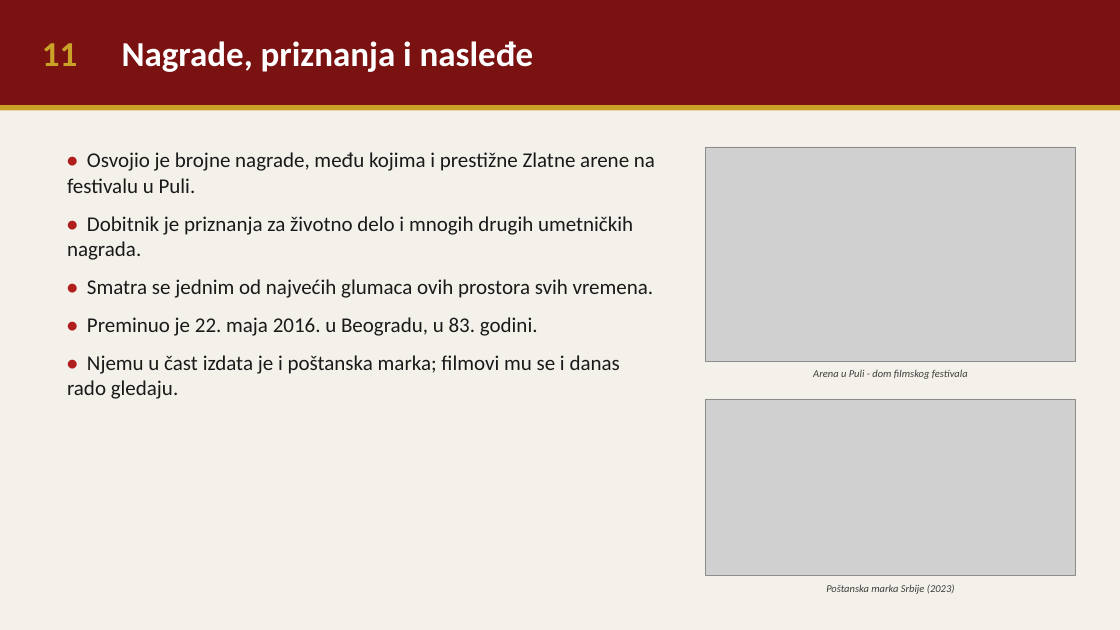
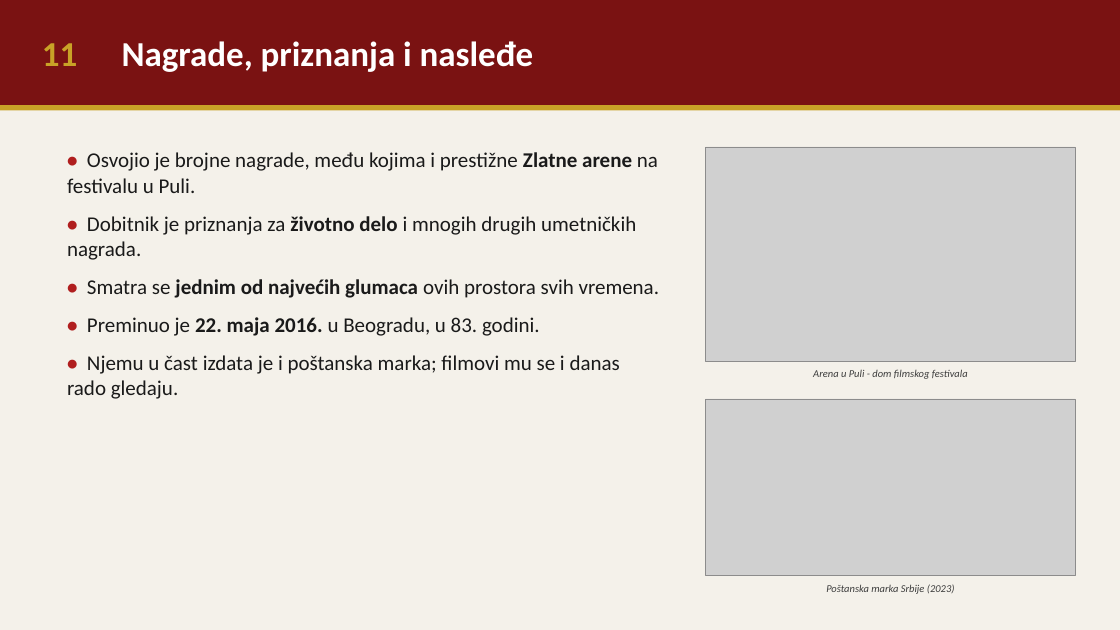
Before and after one commit to voker044/sumski_kutak, a slide deck: slide 11 of Bata_Zivojinovic_prezentacija.pptx. Drawn at 1120x630 pixels with LibreOffice and Linux fonts; fonts in the diff are those of the drawing; grey boxes stand for pictures. Boxes give left, top, right and bottom in pixels: in the first picture for what was removed or moved away, otherwise in the second. Text is boxed around its words. In the diff, an @@ line names an element or a change of style, - is before the commit and + after.

```diff
--- a/Bata_Zivojinovic_prezentacija.pptx
+++ b/Bata_Zivojinovic_prezentacija.pptx
@@ text at [67,152,659,336]: bold on in "Zlatne arene", "životno delo", "jednim od najvećih glumaca", "22. maja 2016." @@
```
Also in this commit, not shown: 10 other slides changed, 1 other file.
